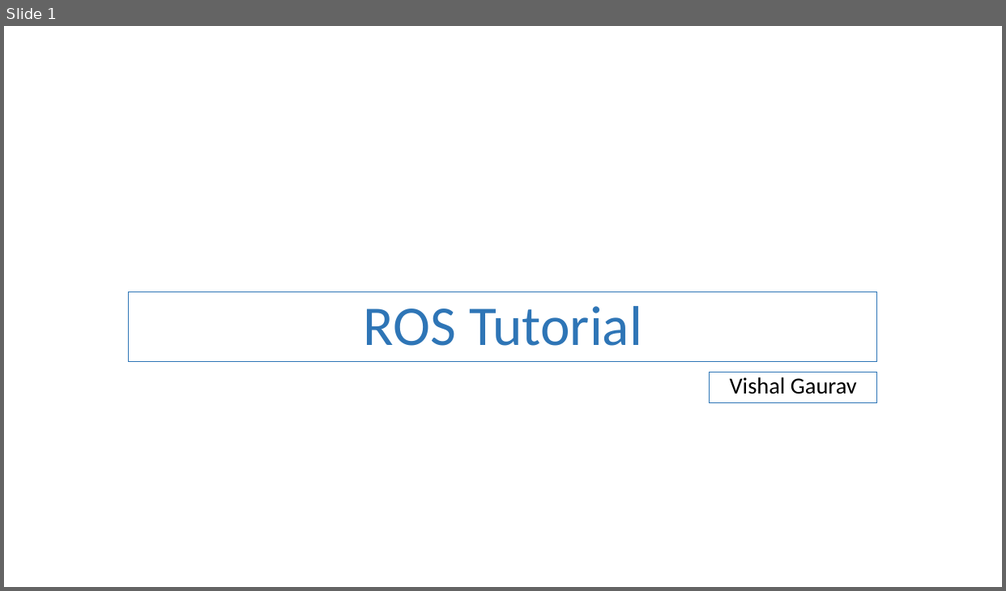
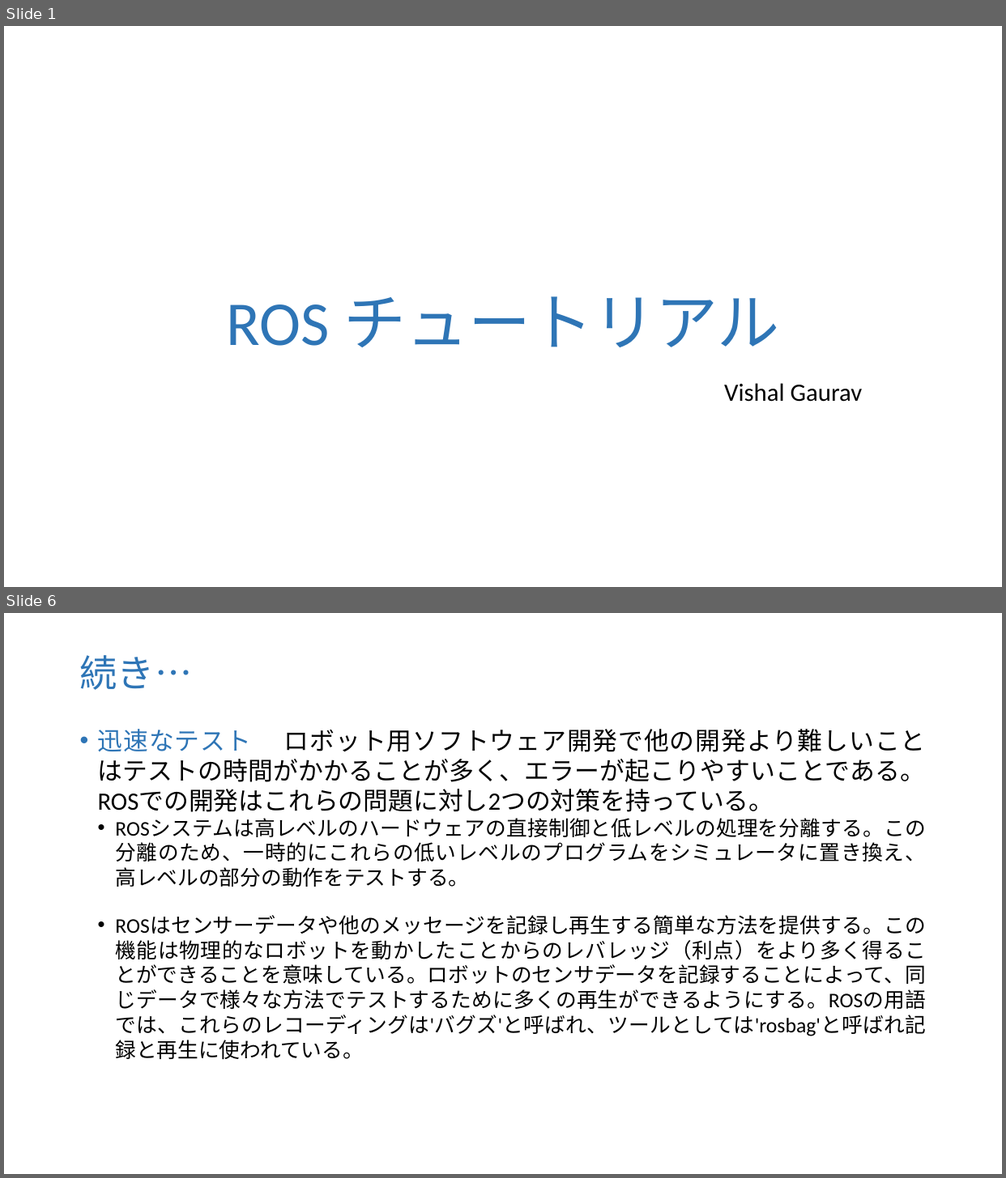
Before and after one commit to vishal-kit/ROS_Lec_1, a slide deck: ROS lec 1_jp.pptx. Shown one above the other, each under a label of ours: slide 1 before the commit, slides 1 and 6 after it; the slides between them are not shown. The pictures are 1006x591 and 1006x1178 pixels, drawn with LibreOffice and Linux fonts; fonts in the diff are those of the drawing. Boxes give left, top, right and bottom in pixels: in the first picture for what was removed or moved away, otherwise in the second. Text is boxed around its words. In the diff, an @@ line names an element or a change of style, - is before the commit and + after.

```diff
--- a/ROS lec 1_jp.pptx
+++ b/ROS lec 1_jp.pptx
@@ slide 6 added at box(4, 613, 1002, 1174), background #FFFFFF @@
@@ text added at box(80, 655, 193, 690), 36 pt, text #2E75B6 @@
+続き…
@@ text added at box(98, 729, 926, 1059), 20 pt, text #000000 @@
+• 迅速なテスト ロボット用ソフトウェア開発で他の開発より難しいことはテストの時間がかかることが多く、エラーが起こりやすいことである。ROSでの開発はこれらの問題に対し2つの対策を持っている。
+  • ROSシステムは高レベルのハードウェアの直接制御と低レベルの処理を分離する。この分離のため、一時的にこれらの低いレベルのプログラムをシミュレータに置き換え、高レベルの部分の動作をテストする。
+  • ROSはセンサーデータや他のメッセージを記録し再生する簡単な方法を提供する。この機能は物理的なロボットを動かしたことからのレバレッジ（利点）をより多く得ることができることを意味している。ロボットのセンサデータを記録することによって、同じデータで様々な方法でテストするために多くの再生ができるようにする。ROSの用語では、これらのレコーディングは'バグズ'と呼ばれ、ツールとしては'rosbag'と呼ばれ記録と再生に使われている。
@@ slide 1 changed as well @@
@@ text "ROS チュートリアル": place and size @@
-text "ROS チュートリアル" at box(129, 292, 878, 362)
+text "ROS チュートリアル" at box(226, 297, 779, 348)
@@ text "ROS チュートリアル" at box(226, 297, 779, 348): outline #2E75B6 0.75 pt to none @@
@@ text at box(226, 297, 779, 348): text changed; size 54 to 60 pt @@
-ROS Tutorial
+ROS チュートリアル
@@ text "Vishal Gaurav": place and size @@
-text "Vishal Gaurav" at box(710, 373, 878, 403)
+text "Vishal Gaurav" at box(724, 383, 863, 402)
@@ text "Vishal Gaurav" at box(724, 383, 863, 402): size 22.2 to 24 pt; line spacing 0.8 to 1; less space between paragraphs; outline #2E75B6 0.75 pt to none @@
```
Also in this commit, not shown: 8 other slides changed, 7 other slides added, 6 slides removed.
